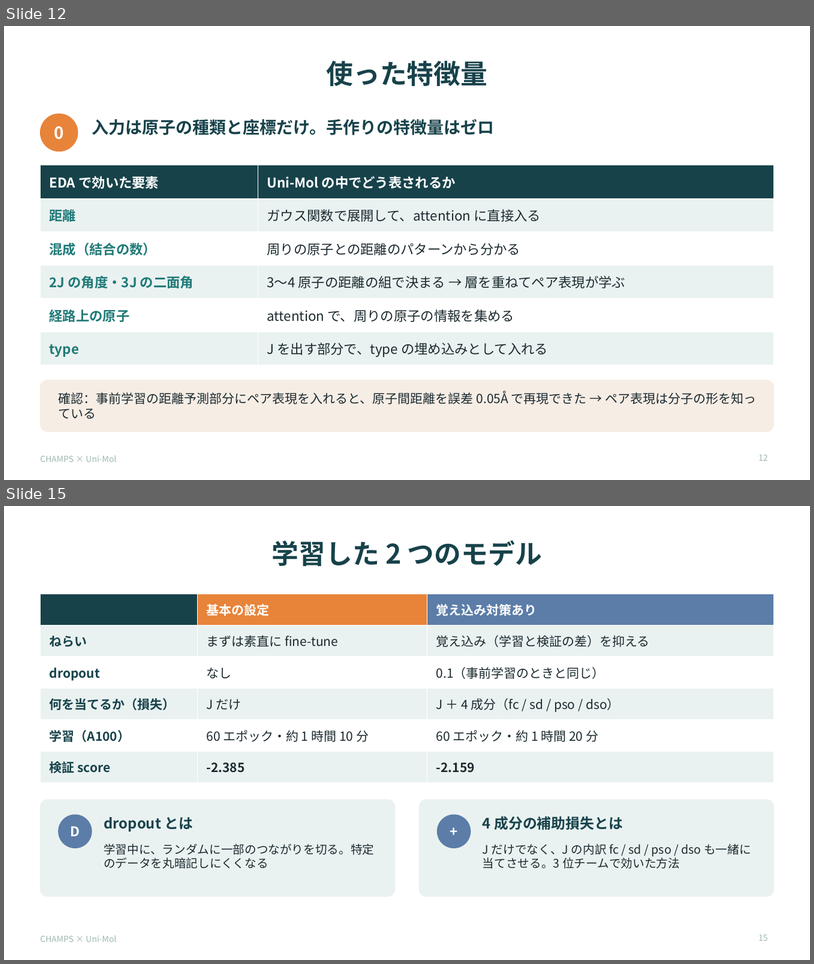
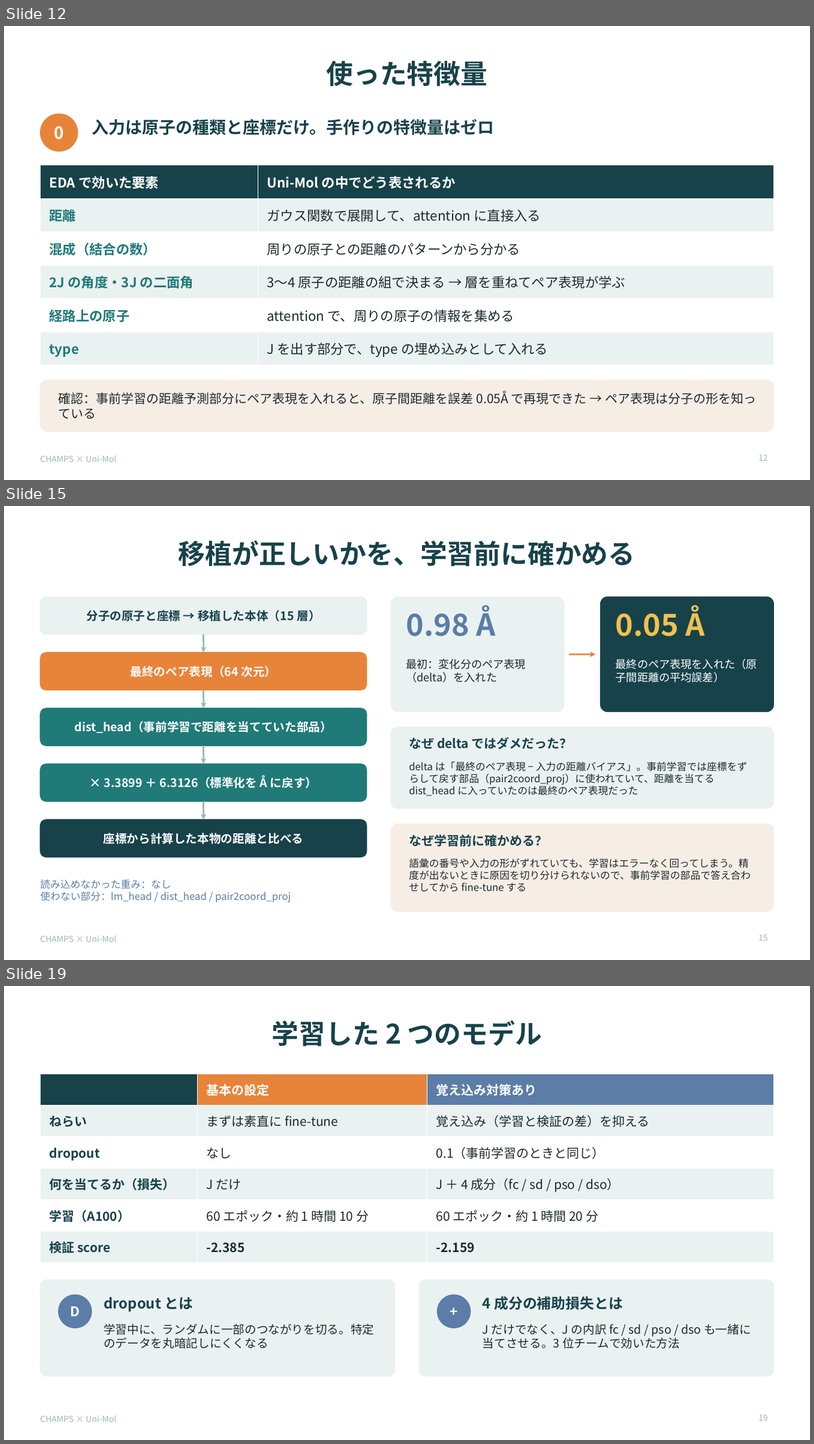
Before and after one commit to kino0120/predicting-molecular-properties, a slide deck: slides/champs_unimol.pptx. Shown one above the other, each under a label of ours: slides 12 and 15 before the commit, slides 12, 15 and 19 after it; the slides between them are not shown. The pictures are 814x964 and 814x1444 pixels, drawn with LibreOffice and Linux fonts; fonts in the diff are those of the drawing. Boxes give left, top, right and bottom in pixels: in the first picture for what was removed or moved away, otherwise in the second. Text is boxed around its words. In the diff, an @@ line names an element or a change of style, - is before the commit and + after.

```diff
--- a/slides/champs_unimol.pptx
+++ b/slides/champs_unimol.pptx
@@ slide 15 added at (x1=4, y1=506, x2=810, y2=960), background #FFFFFF; not listed: 1 template element that a slide beside it also shows @@
@@ title added at (x1=179, y1=540, x2=636, y2=566), 32 pt, text #17424A, bold @@
+移植が正しいかを、学習前に確かめる
@@ rounded rectangle added at (x1=40, y1=597, x2=367, y2=634), fill #EAF2F1, outline #EAF2F1 1 pt @@
@@ text added at (x1=86, y1=610, x2=320, y2=621), 14 pt, text #17424A, bold @@
+分子の原子と座標 → 移植した本体（15 層）
@@ rounded rectangle added at (x1=391, y1=597, x2=565, y2=712), fill #EAF2F1, outline #EAF2F1 0.75 pt @@
@@ text added at (x1=406, y1=605, x2=495, y2=636), 36 pt, text #5B7DA8, bold @@
+0.98 Å
@@ rounded rectangle added at (x1=601, y1=597, x2=775, y2=712), fill #17424A, outline #17424A 0.75 pt @@
@@ text added at (x1=616, y1=605, x2=705, y2=636), 36 pt, text #F2C14E, bold @@
+0.05 Å
@@ arrow added from (204, 634) to (204, 652), #9DB9B0 2 pt @@
@@ rounded rectangle added at (x1=40, y1=652, x2=367, y2=690), fill #E8833A, outline #E8833A 1 pt @@
@@ text added at (x1=131, y1=666, x2=277, y2=677), 14 pt, text #FFFFFF, bold @@
+最終のペア表現（64 次元）
@@ text added at (x1=406, y1=658, x2=526, y2=682), 13 pt, text #1B2A2F @@
+最初：変化分のペア表現（delta）を入れた
@@ arrow added from (570, 654) to (596, 654), #E8833A 2 pt @@
@@ text added at (x1=616, y1=658, x2=758, y2=682), 13 pt, text #FFFFFF @@
+最終のペア表現を入れた（原子間距離の平均誤差）
@@ arrow added from (204, 690) to (204, 708), #9DB9B0 2 pt @@
@@ rounded rectangle added at (x1=40, y1=708, x2=367, y2=745), fill #1F7A78, outline #1F7A78 1 pt @@
@@ text added at (x1=75, y1=721, x2=332, y2=733), 14 pt, text #FFFFFF, bold @@
+dist_head（事前学習で距離を当てていた部品）
@@ rounded rectangle added at (x1=391, y1=727, x2=774, y2=808), fill #EAF2F1, outline #EAF2F1 0.75 pt @@
@@ text added at (x1=409, y1=737, x2=572, y2=749), 15 pt, text #17424A, bold @@
+なぜ delta ではダメだった？
@@ arrow added from (204, 745) to (204, 764), #9DB9B0 2 pt @@
@@ rounded rectangle added at (x1=40, y1=764, x2=367, y2=801), fill #1F7A78, outline #1F7A78 1 pt @@
@@ text added at (x1=104, y1=775, x2=317, y2=788), 14 pt, text #FFFFFF, bold @@
+× 3.3899 ＋ 6.3126（標準化を Å に戻す）
@@ text added at (x1=409, y1=762, x2=747, y2=796), 12 pt, text #1B2A2F @@
+delta は「最終のペア表現 − 入力の距離バイアス」。事前学習では座標をずらして戻す部品（pair2coord_proj）に使われていて、距離を当てる dist_head に入っていたのは最終のペア表現だった
@@ arrow added from (204, 801) to (204, 819), #9DB9B0 2 pt @@
@@ rounded rectangle added at (x1=40, y1=819, x2=367, y2=857), fill #17424A, outline #17424A 1 pt @@
@@ rounded rectangle added at (x1=391, y1=823, x2=774, y2=912), fill #F6EDE5, outline #F6EDE5 0.75 pt @@
@@ text added at (x1=104, y1=832, x2=304, y2=844), 14 pt, text #FFFFFF, bold @@
+座標から計算した本物の距離と比べる
@@ text added at (x1=409, y1=834, x2=548, y2=846), 15 pt, text #17424A, bold @@
+なぜ学習前に確かめる？
@@ text added at (x1=409, y1=858, x2=751, y2=891), 12 pt, text #1B2A2F @@
+語彙の番号や入力の形がずれていても、学習はエラーなく回ってしまう。精度が出ないときに原因を切り分けられないので、事前学習の部品で答え合わせしてから fine-tune する
@@ text added at (x1=40, y1=879, x2=291, y2=902), 12 pt, text #5B7DA8 @@
+読み込めなかった重み：なし
+使わない部分：lm_head / dist_head / pair2coord_proj
@@ page number added at (x1=759, y1=934, x2=768, y2=940), 10 pt, text #9DB9B0 @@
+15
@@ what was slide 15 is now slide 19 @@
@@ page number at (x1=759, y1=1414, x2=768, y2=1420): text changed @@
-15
+19
```
Also in this commit, not shown: 4 slides changed, 3 other slides added, 1 other file.
